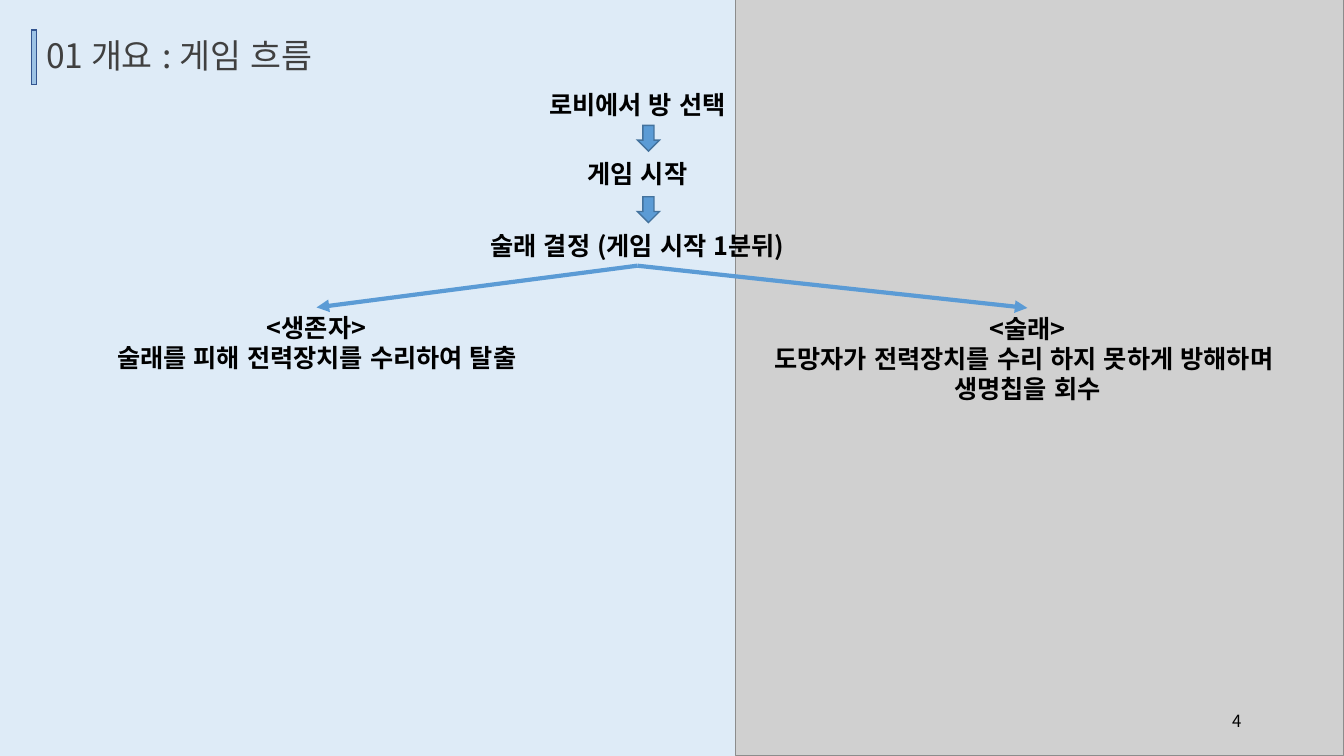
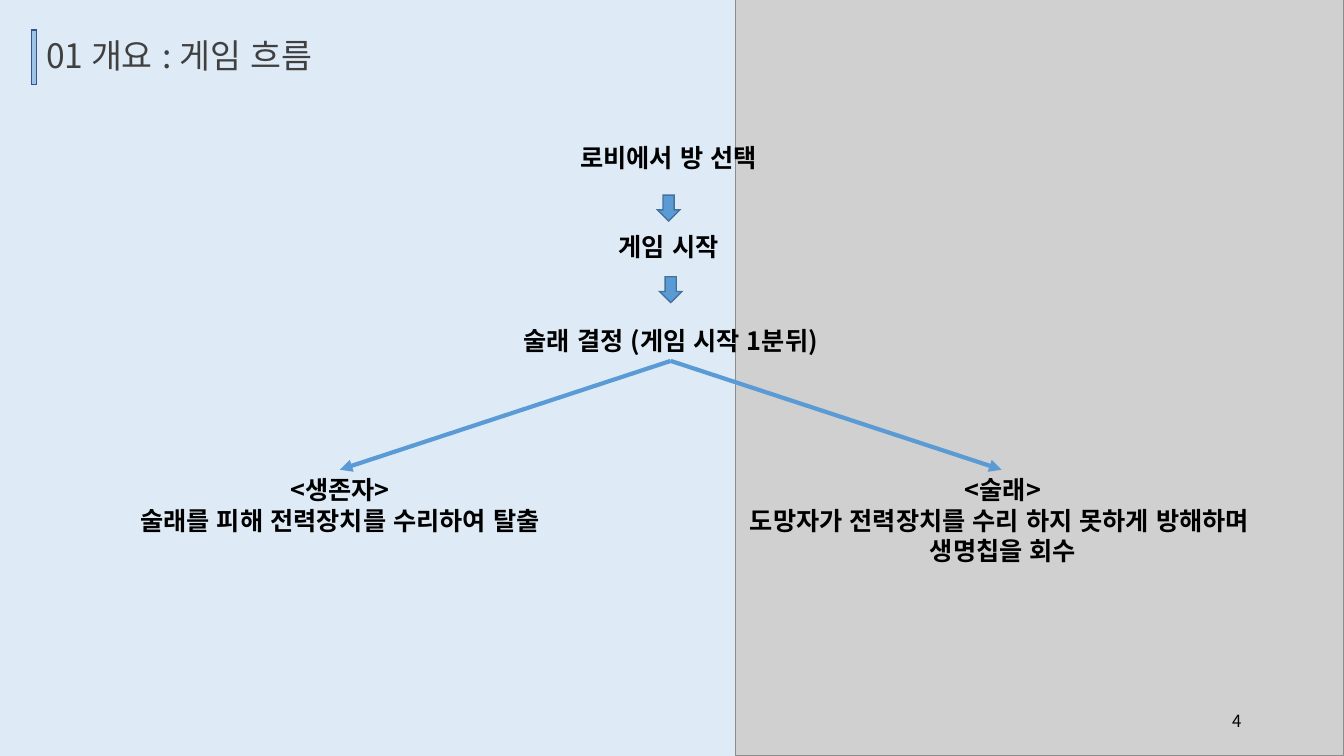
Before and after one commit to TUKoreaEscape/Graduation_Project, a slide deck: slide 4 of Graduation_Document/중간발표.pptx. Drawn at 1344x756 pixels with LibreOffice and Linux fonts; fonts in the diff are those of the drawing; grey boxes stand for pictures. Boxes give left, top, right and bottom in pixels: in the first picture for what was removed or moved away, otherwise in the second. Text is boxed around its words. In the diff, an @@ line names an element or a change of style, - is before the commit and + after.

```diff
--- a/Graduation_Document/중간발표.pptx
+++ b/Graduation_Document/중간발표.pptx
@@ text "로비에서 방 선택" rewrapped from (549,93,725,117) to (580,141,756,173) @@
@@ down arrow: place and size @@
-down arrow at (637,125,659,151)
+down arrow at (657,196,680,222)
@@ text "게임 시작": place and size @@
-text "게임 시작" at (587,162,687,186)
+text "게임 시작" at (619,235,718,259)
@@ down arrow: place and size @@
-down arrow at (637,197,659,223)
+down arrow at (659,277,682,303)
@@ text "술래 결정 (게임 시작 1분뒤)": place and size @@
-text "술래 결정 (게임 시작 1분뒤)" at (490,229,785,261)
+text "술래 결정 (게임 시작 1분뒤)" at (524,324,818,356)
@@ arrow moved from (637, 266) - (317, 308) to (670, 361) - (340, 470) @@
@@ arrow moved from (637, 266) - (1027, 309) to (670, 361) - (1002, 470) @@
@@ text "<생존자>" rewrapped from (117,311,516,370) to (140,478,539,533) @@
@@ text "<술래>" rewrapped from (774,312,1274,401) to (750,478,1249,563) @@
```
Also in this commit, not shown: 1 other slide changed.
